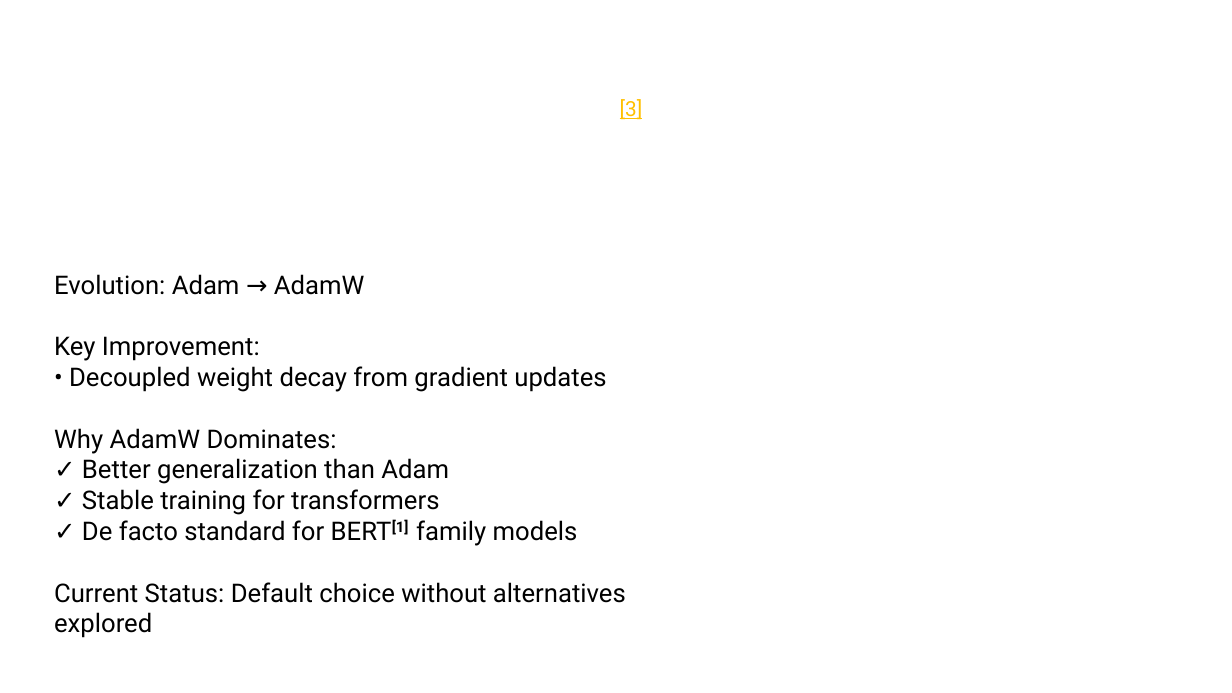
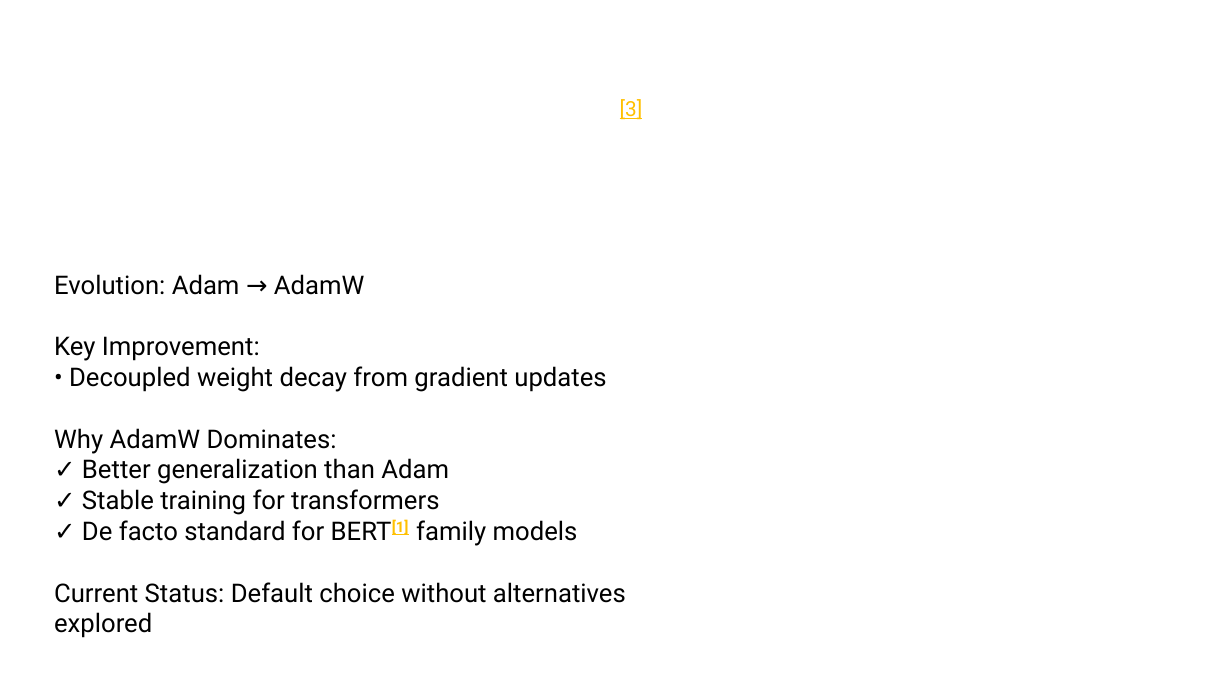
Before and after one commit to skfrost19/cross-encoder-modal, a slide deck: slide 8 of cross_encoder/thesis/Thesis_presentation.pptx. Drawn at 1232x693 pixels with LibreOffice and Linux fonts; fonts in the diff are those of the drawing; background and template pictures are left out. Boxes give left, top, right and bottom in pixels: in the first picture for what was removed or moved away, otherwise in the second. Text is boxed around its words. In the diff, an @@ line names an element or a change of style, - is before the commit and + after.

Commit message:
Update performance metrics and optimize model choices in thesis presentation

```diff
--- a/cross_encoder/thesis/Thesis_presentation.pptx
+++ b/cross_encoder/thesis/Thesis_presentation.pptx
@@ text at [82,519,578,546]: text colour #000000 to #FFC000, underline on in "BERT[1]" @@
```
Also in this commit, not shown: 2 other slides changed, 1 other file.
